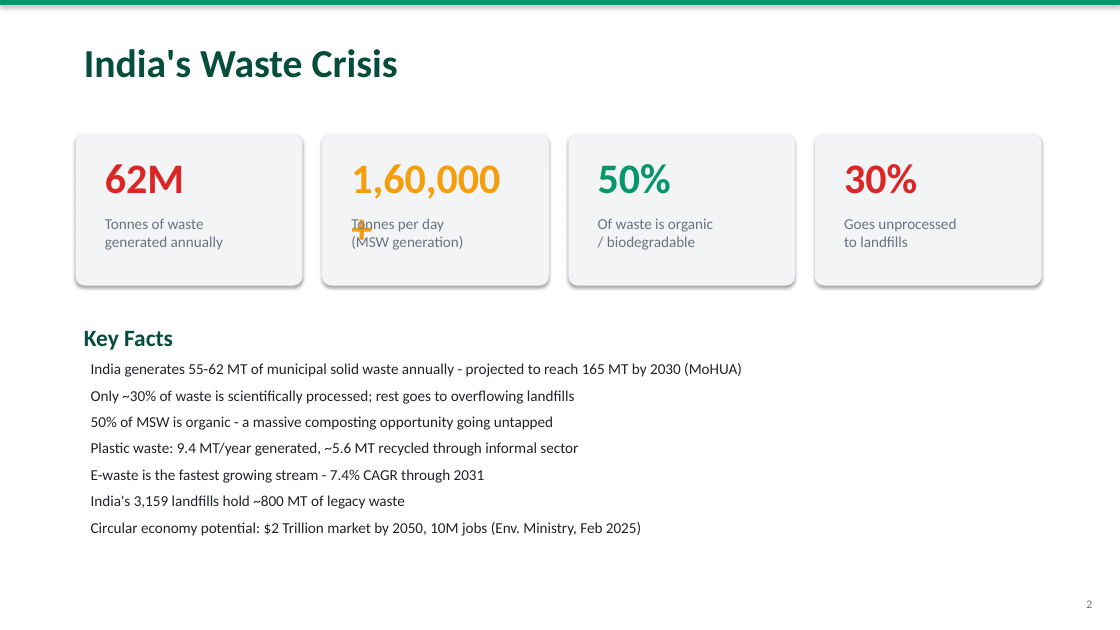
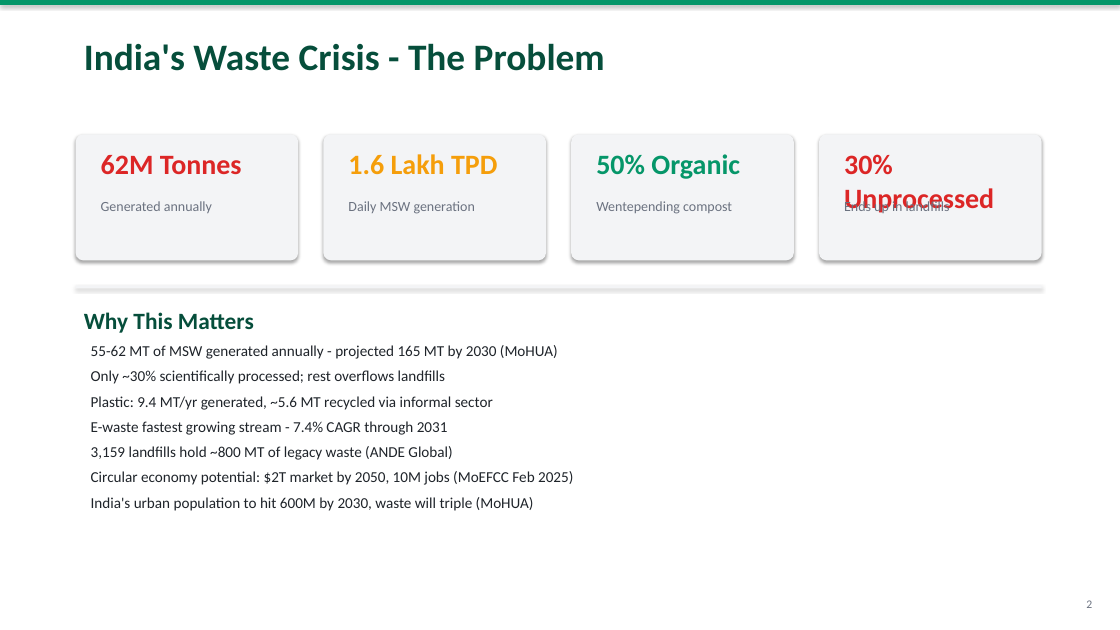
Before and after one commit to Tejas-India-Hackathon-2026/Team-Robbin-Good, a slide deck: slide 2 of ResourceLoop_Pitch_Deck.pptx. Drawn at 1120x630 pixels with LibreOffice and Linux fonts; fonts in the diff are those of the drawing. Boxes give left, top, right and bottom in pixels: in the first picture for what was removed or moved away, otherwise in the second. Text is boxed around its words. In the diff, an @@ line names an element or a change of style, - is before the commit and + after.

Commit message:
docs: comprehensive 18-slide pitch deck with aligned layout and module deep-dives

```diff
--- a/ResourceLoop_Pitch_Deck.pptx
+++ b/ResourceLoop_Pitch_Deck.pptx
@@ text at (84,43,605,71): text changed; size 34 to 32 pt @@
-India's Waste Crisis
+India's Waste Crisis - The Problem
@@ rounded rectangle: place and size @@
-rounded rectangle at (76,134,302,286)
+rounded rectangle at (76,134,298,260)
@@ rounded rectangle: place and size @@
-rounded rectangle at (322,134,549,286)
+rounded rectangle at (323,134,546,260)
@@ rounded rectangle: place and size @@
-rounded rectangle at (569,134,796,286)
+rounded rectangle at (571,134,794,260)
@@ rounded rectangle: place and size @@
-rounded rectangle at (815,134,1042,286)
+rounded rectangle at (819,134,1042,260)
@@ text at (101,155,242,174): text changed; size 36 to 24 pt @@
-62M
+62M Tonnes
@@ text at (348,154,497,175): text changed; size 36 to 24 pt @@
-1,60,000+
+1.6 Lakh TPD
@@ text at (596,154,740,179): text changed; size 36 to 24 pt @@
-50%
+50% Organic
@@ text at (844,154,994,213): text changed; size 36 to 24 pt @@
-30%
+30% Unprocessed
@@ text at (101,201,212,213): text changed; size 13 to 12 pt @@
-Tonnes of waste
-generated annually
+Generated annually
@@ text at (348,201,475,214): text changed; size 13 to 12 pt @@
-Tonnes per day
-(MSW generation)
+Daily MSW generation
@@ text added at (596,201,732,214), 12 pt, text #6B7280 @@
+Wentepending compost
@@ text at (844,199,950,215): text changed; size 13 to 12 pt @@
-Goes unprocessed
-to landfills
+Ends up in landfills
@@ text removed at (598,218,713,250) @@
-Of waste is organic
-/ biodegradable
@@ rectangle added at (76,286,1042,288), fill #F3F4F6 @@
@@ text at (84,312,573,511): text changed @@
-Key Facts
-India generates 55-62 MT of municipal solid waste annually - projected to reach 165 MT by 2030 (MoHUA)
-Only ~30% of waste is scientifically processed; rest goes to overflowing landfills
-50% of MSW is organic - a massive composting opportunity going untapped
-Plastic waste: 9.4 MT/year generated, ~5.6 MT recycled through informal sector
-E-waste is the fastest growing stream - 7.4% CAGR through 2031
-India's 3,159 landfills hold ~800 MT of legacy waste
-Circular economy potential: $2 Trillion market by 2050, 10M jobs (Env. Ministry, Feb 2025)
+Why This Matters
+55-62 MT of MSW generated annually - projected 165 MT by 2030 (MoHUA)
+Only ~30% scientifically processed; rest overflows landfills
+Plastic: 9.4 MT/yr generated, ~5.6 MT recycled via informal sector
+E-waste fastest growing stream - 7.4% CAGR through 2031
+3,159 landfills hold ~800 MT of legacy waste (ANDE Global)
+Circular economy potential: $2T market by 2050, 10M jobs (MoEFCC Feb 2025)
+India's urban population to hit 600M by 2030, waste will triple (MoHUA)
```
Also in this commit, not shown: 10 other slides changed, 7 slides added, 1 slide removed.
